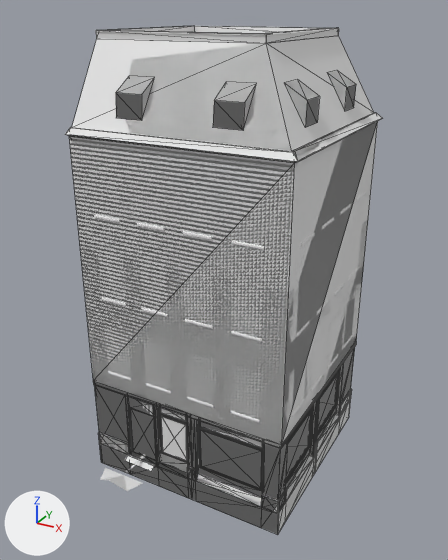
Renders of the Blender file rnc_source_files/Apartments/Variant2/Cube9/rnc_apt_v2_c9_c1_f4.blend from each side of a commit.
Camera for both pictures: a 50 mm camera at (16.3, -17.7, 18.6) aimed at (4.8, 3.2, 8.1). The axes (+X, +Y, +Z) are drawn at lower left. The lights are the same throughout. Mesh edges are drawn as thin lines on the coarser meshes.

In view in the first picture: 'Door_FireGeometry', 'Frame_1', 'Frame_FireGeometry', 'Roof_1', 'Roof_GeometryPhys', 'Roof_Roadway', 'Upper-Floor_1', 'Upper-Floor_FireGeometry', 'Window_1', 'Window_FireGeometry'.
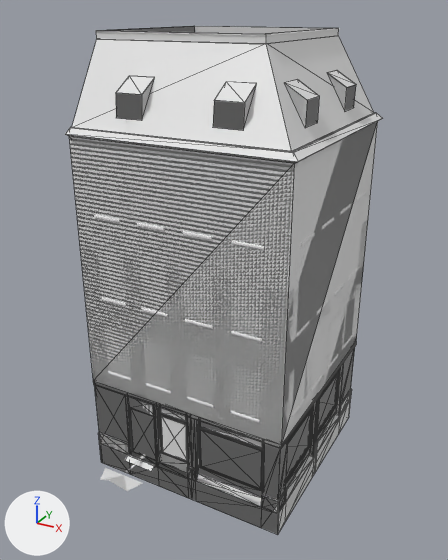
Boxes (x1, y1, x2, y2) around the edits, measured in the pictures (448 x 560 px; the box of a moved part takes in the faces that stretch with it):
'Roof_GeometryPhys', reshaped, moved (not visible afterwards): before (66, 26, 373, 163)
'Roof_Roadway', reshaped: before (109, 26, 331, 34); after (84, 27, 379, 162)
'Roof_ViewGeometry', reshaped, moved (not visible before): after (65, 26, 356, 163)
part 1 of me_roof_geometryphys, moved or reshaped (not visible afterwards): before (66, 26, 373, 162)
part 2 of me_roof_viewgeometry, moved or reshaped (not visible before): after (107, 26, 195, 32)
part 3 of me_plane, added: after (84, 43, 379, 162)
part 4 of me_plane, added: after (215, 79, 319, 103)
part 5 of me_plane, added: after (327, 70, 356, 87)
part 6 of me_plane, added: after (116, 76, 155, 95)
'Window_FireGeometry', unchanged, covered by the edit: before (200, 369, 339, 480)
'Window_GeometryPhys', unchanged, uncovered by the edit: after (200, 369, 339, 480)

What changed in the scene script:
```text
Add mat_concrete_surface_001:
    mat_concrete_surface_001 = principled_material('Concrete Surface.001')
    mat_concrete_surface_001.base_color = (0.8, 0.8, 0.8)  # white #e7e7e7
Change me_roof_geometryphys:
    used by ob_roof_geometryphys; location = (0.05, 0.1, 14.25)
    remove me_roof_geometryphys.from_pydata(...)  # 75 vertices, 138 faces; spans x -0.05..9.2, y -0.35..8.9, z -0.05..3.54
    add me_roof_geometryphys.from_pydata(...)  # 91 vertices, 72 faces; spans x -0.05..9.2, y -0.35..8.9, z -0.05..3.54
    me_roof_geometryphys part 1: 1 vertex moved from x 6.9, y 1.95, z 3.25 to x 6.89, y 1.95, z 3.25; 15 vertices removed from x 0.0..9.0, y -0.15..8.9, z -0.05..3.54; 31 vertices added at x -0.05..9.0, y -0.15..8.9, z -0.05..3.54
Change me_roof_viewgeometry:
    used by ob_roof_viewgeometry; location = (0.05, 0.1, 14.25)
    remove me_roof_viewgeometry.from_pydata(...)  # 75 vertices, 138 faces; spans x -0.05..9.2, y -0.35..8.9, z -0.05..3.54
    add me_roof_viewgeometry.from_pydata(...)  # 91 vertices, 72 faces; spans x -0.05..9.2, y -0.35..8.9, z -0.05..3.54
    me_roof_viewgeometry part 2: 1 vertex moved from x 6.9, y 1.95, z 3.25 to x 6.89, y 1.95, z 3.25; 15 vertices removed from x 0.0..9.0, y -0.15..8.9, z -0.05..3.54; 31 vertices added at x -0.05..9.0, y -0.15..8.9, z -0.05..3.54
Change me_plane:
    used by ob_roof_roadway; location = (5.95, 7.9, 17.5)
    remove me_plane.from_pydata(...)  # 12 vertices, 6 faces; spans x -5.95..1.09, y -5.95..1.1, z 0.01..0.3
    remove me_plane.materials.append(mat_concrete_surface)  # white #e7e7e7
    add me_plane.from_pydata(...)  # 42 vertices, 30 faces; spans x -5.95..3.3, y -8.15..1.1, z -3.2..0.3
    me_plane part 3: a new loose piece of 14 vertices spanning x -5.95..3.3, y -8.15..1.1, z -3.2..0.01, in mat_concrete_surface_001 (white #e7e7e7)
    me_plane part 4: 8 vertices added at x 0.0..2.64, y -7.49..-4.88, z -1.67..-1.17
    me_plane part 5: 4 vertices added at x 1.81..2.64, y -2.0..-0.88, z -1.67..-1.17
    me_plane part 6: 4 vertices added at x -4.0..-2.88, y -7.49..-6.66, z -1.67..-1.17
    add me_plane.materials.append(mat_concrete_surface_001)  # white #e7e7e7
Change ob_roof_geometryphys:
    ob_roof_geometryphys.location: (0.05, 0.1, 14.25) -> (0.05, 0.1, 14.24)
Change ob_roof_viewgeometry:
    ob_roof_viewgeometry.location: (0.05, 0.1, 14.25) -> (0.05, 0.1, 14.24)
```
